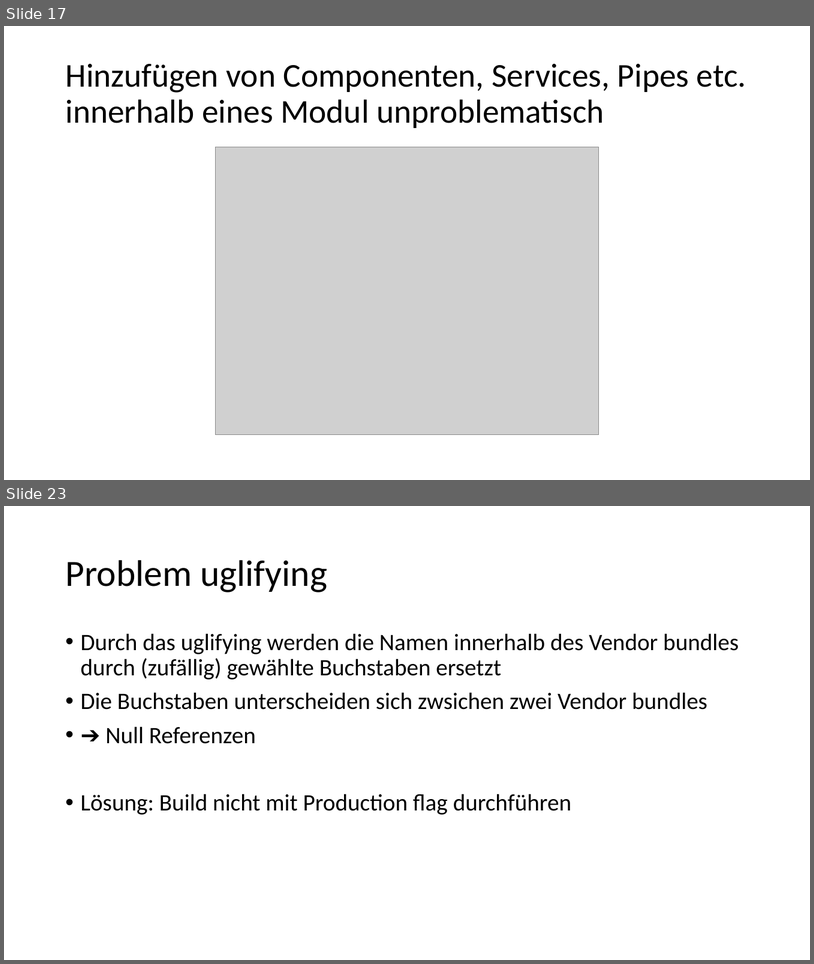
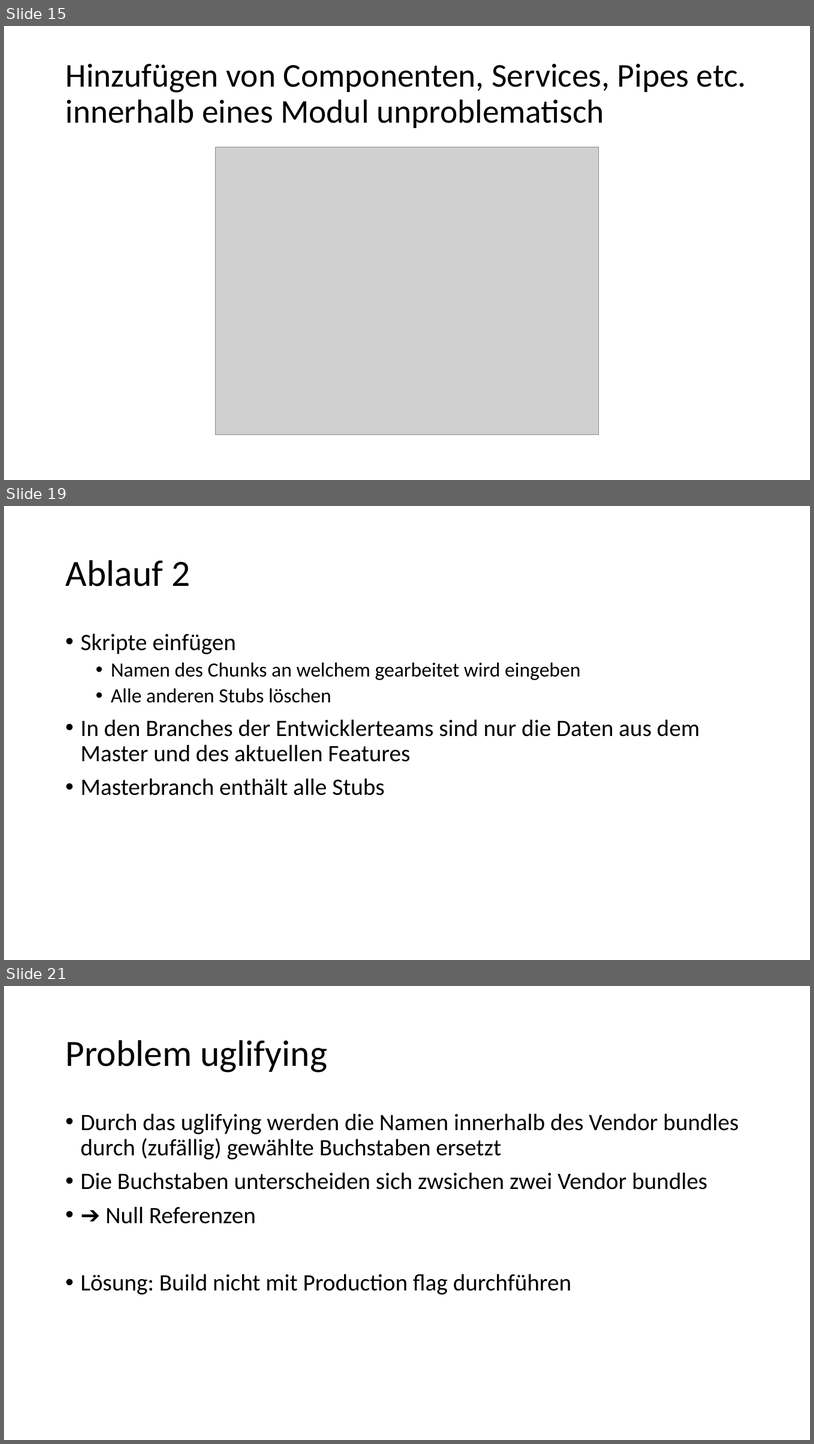
Before and after one commit to EnnoLohmann/AngularChunkReplacement, a slide deck: ChunkReplacement.pptx. Shown one above the other, each under a label of ours: slides 17 and 23 before the commit, slides 15, 19 and 21 after it; the slides between them are not shown. The pictures are 814x964 and 814x1444 pixels, drawn with LibreOffice and Linux fonts; fonts in the diff are those of the drawing; grey boxes stand for pictures. Boxes give left, top, right and bottom in pixels: in the first picture for what was removed or moved away, otherwise in the second. Text is boxed around its words. In the diff, an @@ line names an element or a change of style, - is before the commit and + after.

```diff
--- a/ChunkReplacement.pptx
+++ b/ChunkReplacement.pptx
@@ slide 19 added at (4, 506, 810, 960), background #FFFFFF @@
@@ title added at (65, 560, 190, 586), 44 pt, text #000000 @@
+Ablauf 2
@@ text added at (81, 633, 700, 795), 28 pt, text #000000 @@
+• Skripte einfügen
+  • Namen des Chunks an welchem gearbeitet wird eingeben
+  • Alle anderen Stubs löschen
+• In den Branches der Entwicklerteams sind nur die Daten aus dem Master und des aktuellen Features
+• Masterbranch enthält alle Stubs
@@ what was slide 17 is now slide 15 @@
@@ what was slide 23 is now slide 21 @@
```
Also in this commit, not shown: 7 slides changed, 3 other slides added, 5 slides removed.
